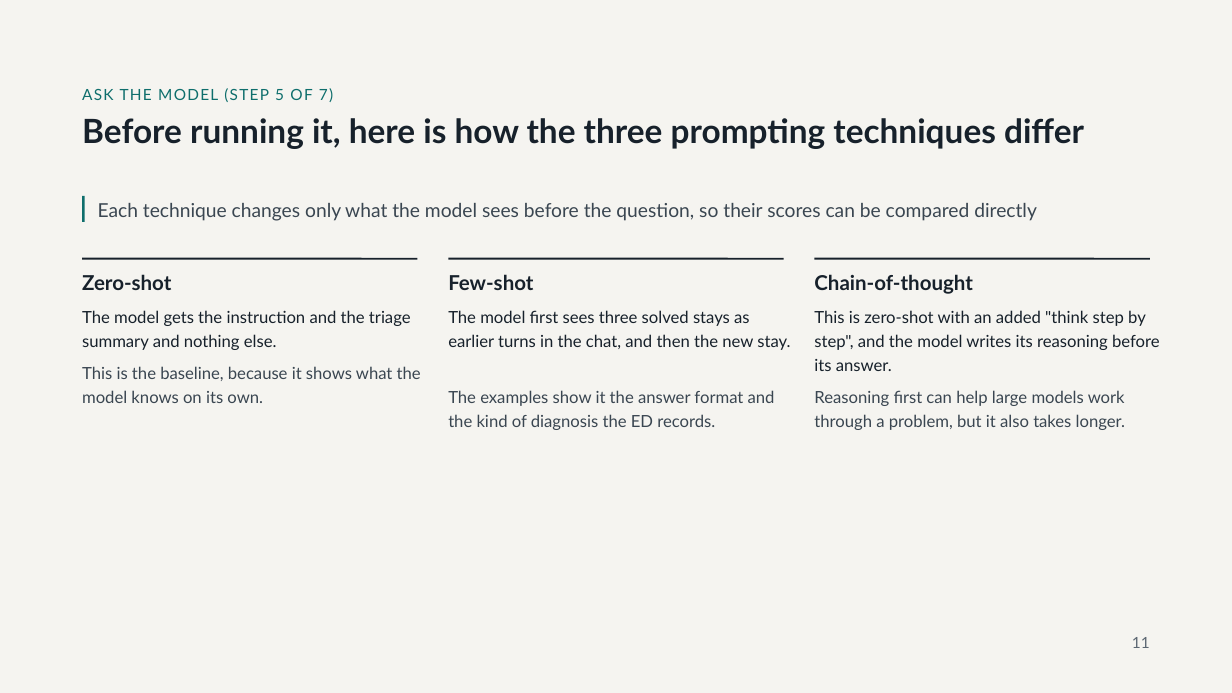
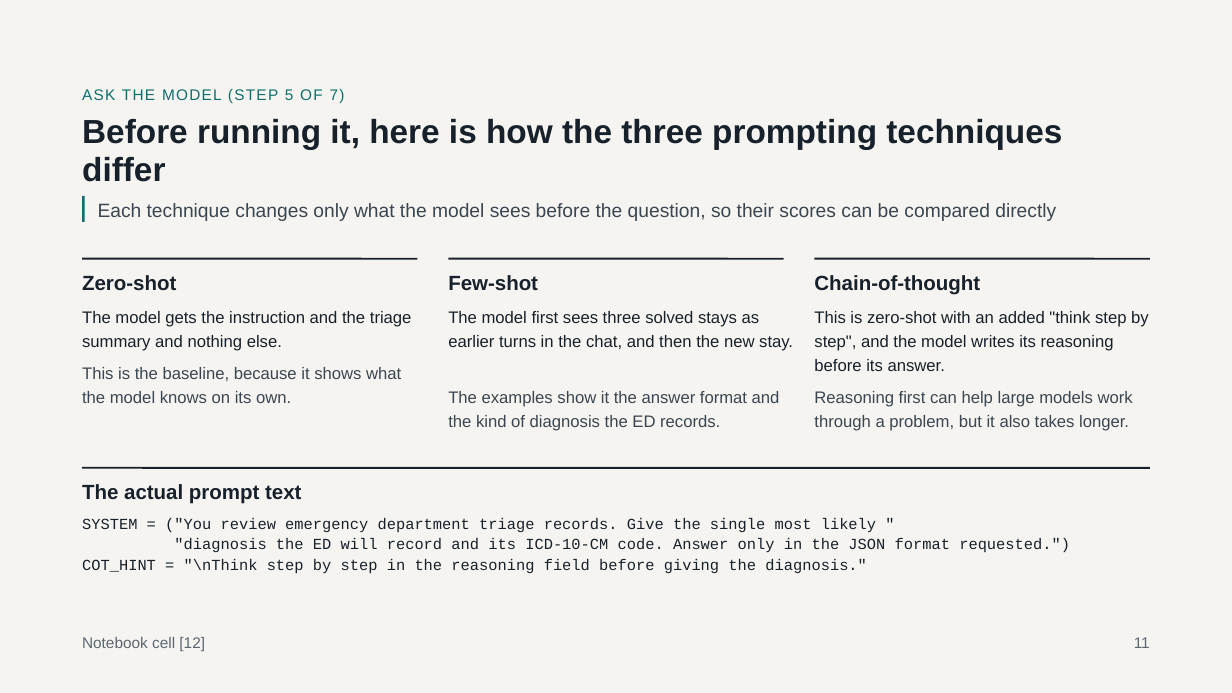
Before and after one commit to bja2376/triage-llm-tutorial, a slide deck: slide 11 of Classifying ED Visits with an LLM.pptx. Drawn at 1232x693 pixels with LibreOffice and Linux fonts; fonts in the diff are those of the drawing. Boxes give left, top, right and bottom in pixels: in the first picture for what was removed or moved away, otherwise in the second. Text is boxed around its words. In the diff, an @@ line names an element or a change of style, - is before the commit and + after.

```diff
--- a/Classifying ED Visits with an LLM.pptx
+++ b/Classifying ED Visits with an LLM.pptx
@@ line added from (82, 468) to (1150, 468), #17212B 1.5 pt @@
@@ text added at (x1=82, y1=484, x2=301, y2=504), 16 pt, text #17212B, bold @@
+The actual prompt text
@@ text added at (x1=82, y1=518, x2=1070, y2=574), 12 pt, text #17212B @@
+SYSTEM = ("You review emergency department triage records. Give the single most likely "
+"diagnosis the ED will record and its ICD-10-CM code. Answer only in the JSON format requested.")
+COT_HINT = "\nThink step by step in the reasoning field before giving the diagnosis."
@@ text added at (x1=82, y1=637, x2=205, y2=651), 12 pt, text #5C6772 @@
+Notebook cell [12]
@@ font Lato to Arial in 13 elements at (x1=82, y1=89, x2=345, y2=103), (x1=82, y1=119, x2=1062, y2=182), (x1=98, y1=203, x2=1056, y2=221), (x1=82, y1=275, x2=176, y2=291), (x1=82, y1=311, x2=412, y2=351), (x1=82, y1=367, x2=401, y2=403), (x1=448, y1=275, x2=538, y2=291), (x1=448, y1=311, x2=793, y2=351), (x1=448, y1=391, x2=780, y2=431), (x1=814, y1=275, x2=980, y2=295), (x1=814, y1=311, x2=1149, y2=371), (x1=814, y1=391, x2=1133, y2=431), (x1=1134, y1=637, x2=1150, y2=648) @@
```
Also in this commit, not shown: 18 other slides changed.
